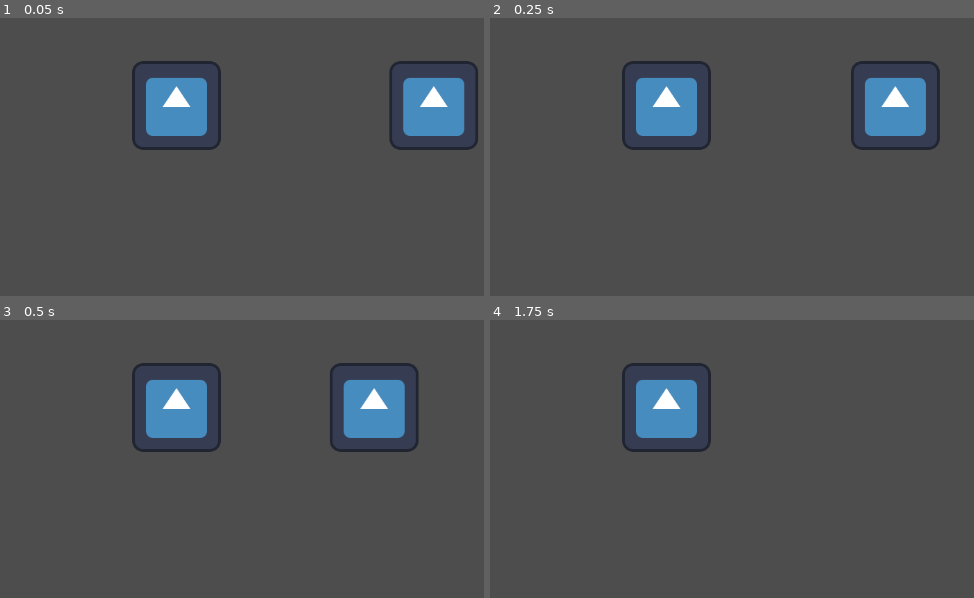
Above: before the commit, frames 1-4 (two rows, left to right).
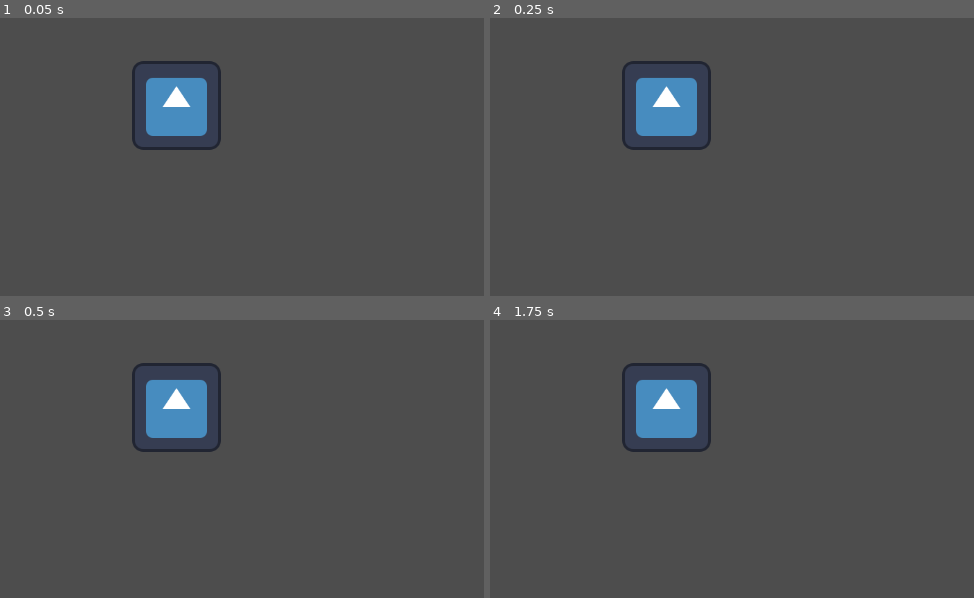
Above: after the commit, the same moments.

Repository: kschulz20/scream-jam-2024
Game: Godot game, scene res://src/main.tscn
Two runs of this game, one before a commit and one after it. Both use one fixed random seed, a clock stepped at 60 frames per second and the inputs below. The engine's default icon, where the game draws it, is replaced by a stand-in: a white triangle on a blue panel in a dark square. Sound files missing from this copy of the repository are replaced by a short silence.
Inputs (mouse positions are in pixels of both pictures, inside the frame that each line leads up to):
- Up to frame 1 (0.05 s): no input
- Up to frame 2 (0.25 s): no input
- Up to frame 3 (0.5 s): no input
- Up to frame 4 (1.75 s): move the mouse to (843, 383) at 0.52 s; hold D (move_right) 0.53-1.28 s; click (843, 383) at 0.6 s; tap Enter at 1.25 s; move the mouse to (504, 431) at 1.27 s; hold S (move_down) from 1.28 s (still down); right-click (504, 431) at 1.35 s

The runs differ from the first frame. In frame 1, 3.4% of the frame differs, in the area x 80-99%, y 15-48%; in frame 2, 3.3%; in frame 3, 3.4%, in the area x 68-87%, y 15-48%; in frame 4, nothing differs.

Commit message:
enemy hit and death sounds

Diff:
--- a/src/Entities/MVPEnemy/enemy.gd
+++ b/src/Entities/MVPEnemy/enemy.gd
@@ -67,5 +67,14 @@
 func take_damage(damage_amount):
 	health -= damage_amount
 
-	if (health <= 0):
-		call_deferred("queue_free")
+	if (health > 0):
+		$HurtSound.play()
+	elif (health <= 0):
+		# hide()
+		$CollisionShape2D.set_deferred("disabled", true)
+		$EnemyHurtBox/CollisionShape2D.set_deferred("disabled", true)
+		$EnemyHitbox/CollisionShape2D.set_deferred("disabled", true)
+		$DeathSound.play()
+
+func _on_death_sound_finished() -> void:
+	call_deferred("queue_free")
--- a/src/Entities/MVPEnemy/enemy.tscn
+++ b/src/Entities/MVPEnemy/enemy.tscn
@@ -1,7 +1,8 @@
-[gd_scene load_steps=6 format=3 uid="uid://3k1pyy0hhb37"]
+[gd_scene load_steps=7 format=3 uid="uid://3k1pyy0hhb37"]
 
 [ext_resource type="Script" path="res://src/Entities/MVPEnemy/enemy.gd" id="1_mapvi"]
 [ext_resource type="AudioStream" uid="uid://ck34ioocuv7jk" path="res://assets/enemies/enemy_death.wav" id="2_x8f3o"]
+[ext_resource type="AudioStream" uid="uid://c1hrga6n5t1w1" path="res://assets/enemies/enemy_hurt.wav" id="3_jllp4"]
 
 [sub_resource type="RectangleShape2D" id="RectangleShape2D_afj5g"]
 size = Vector2(120, 118)
@@ -37,5 +38,9 @@
 [node name="DeathSound" type="AudioStreamPlayer" parent="."]
 stream = ExtResource("2_x8f3o")
 
+[node name="HurtSound" type="AudioStreamPlayer" parent="."]
+stream = ExtResource("3_jllp4")
+
 [connection signal="area_entered" from="EnemyHurtBox" to="." method="_on_area_entered"]
 [connection signal="body_entered" from="EnemyHitbox" to="." method="_on_enemy_hitbox_body_entered"]
+[connection signal="finished" from="DeathSound" to="." method="_on_death_sound_finished"]
--- a/src/main.tscn
+++ b/src/main.tscn
@@ -1,27 +1,14 @@
-[gd_scene load_steps=6 format=3 uid="uid://owpaq245hh2l"]
+[gd_scene load_steps=4 format=3 uid="uid://owpaq245hh2l"]
 
 [ext_resource type="PackedScene" uid="uid://q772sl7sx1ey" path="res://src/Entities/Player/player_character.tscn" id="1_wblpv"]
 [ext_resource type="PackedScene" uid="uid://3k1pyy0hhb37" path="res://src/Entities/MVPEnemy/enemy.tscn" id="2_gv313"]
-[ext_resource type="Texture2D" uid="uid://bj7l42iw8ukom" path="res://assets/player/icon.svg" id="3_lyv6t"]
 [ext_resource type="Script" path="res://src/spawn_manager.gd" id="4_k52d0"]
-
-[sub_resource type="CapsuleShape2D" id="CapsuleShape2D_tpfj1"]
-radius = 60.0
-height = 120.0
 
 [node name="Main" type="Node"]
 
 [node name="PlayerCharacter" parent="." instance=ExtResource("1_wblpv")]
 unique_name_in_owner = true
 move_speed = 20000.0
-
-[node name="Enemy" parent="." groups=["enemy"] instance=ExtResource("2_gv313")]
-
-[node name="Sprite2D" type="Sprite2D" parent="Enemy"]
-texture = ExtResource("3_lyv6t")
-
-[node name="CollisionShape2D2" type="CollisionShape2D" parent="Enemy"]
-shape = SubResource("CapsuleShape2D_tpfj1")
 
 [node name="Enemies" type="Node" parent="."]
 
Not shown, added: assets/enemies/enemy_hurt.wav.import
Not shown, changed: assets/sources.txt
Not shown, added: assets/enemies/enemy_hurt.wav
